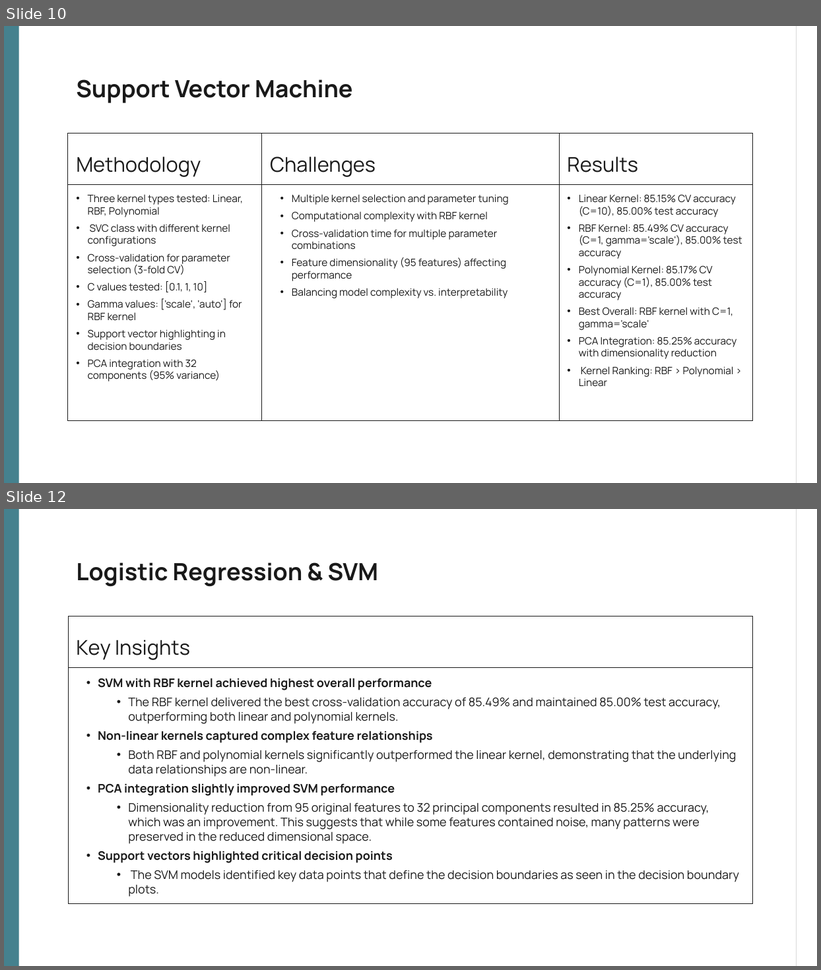
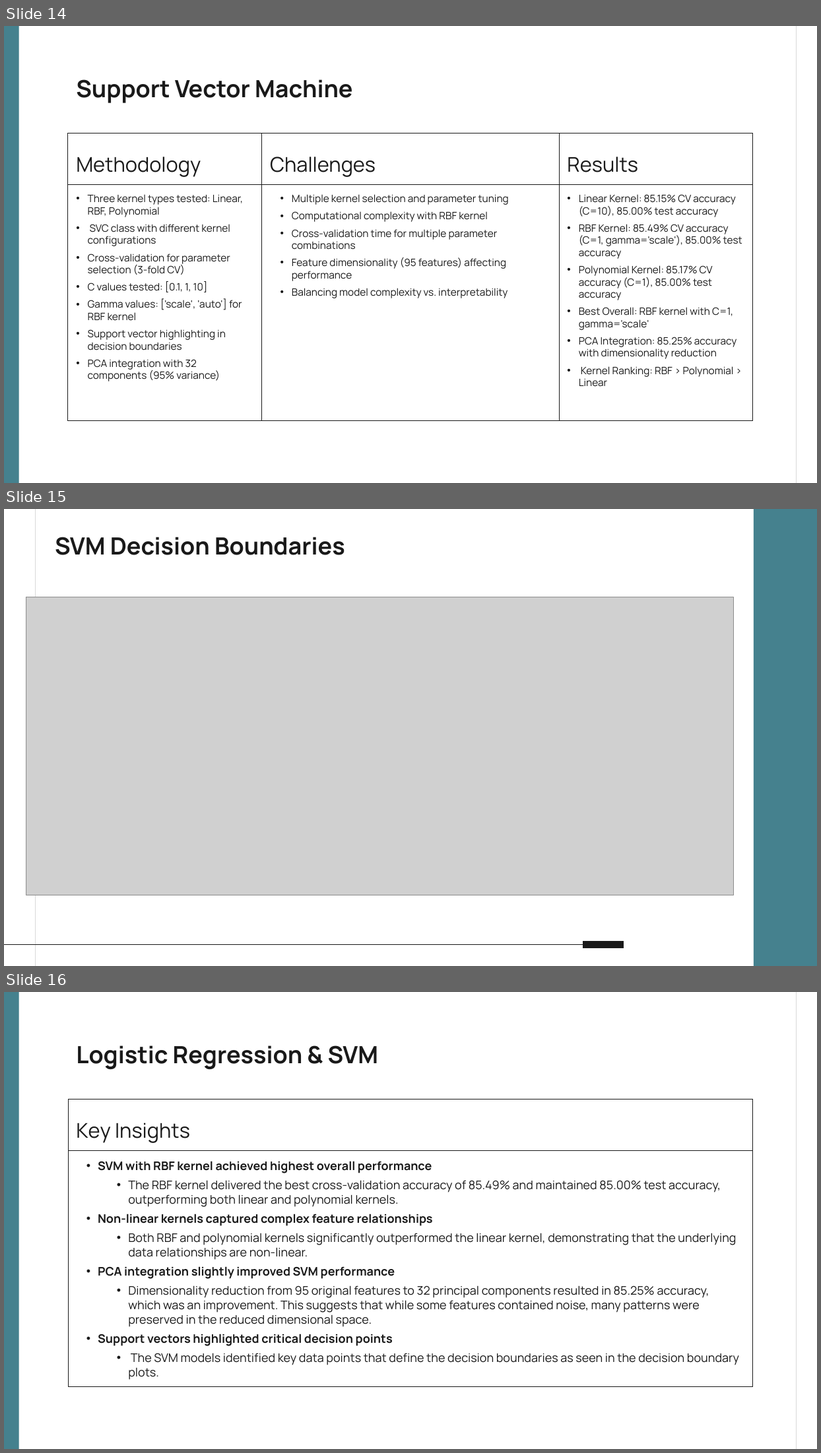
Before and after one commit to benmikeand/DASC41103_projects_team2, a slide deck: projects/project_1/results/Project_1_Presentation.pptx. Shown one above the other, each under a label of ours: slides 10 and 12 before the commit, slides 14, 15 and 16 after it; the slides between them are not shown. The pictures are 821x970 and 821x1453 pixels, drawn with LibreOffice and Linux fonts; fonts in the diff are those of the drawing; grey boxes stand for pictures. Boxes give left, top, right and bottom in pixels: in the first picture for what was removed or moved away, otherwise in the second. Text is boxed around its words. In the diff, an @@ line names an element or a change of style, - is before the commit and + after.

```diff
--- a/projects/project_1/results/Project_1_Presentation.pptx
+++ b/projects/project_1/results/Project_1_Presentation.pptx
@@ slide 15 added at (4, 509, 817, 966), background #FFFFFF @@
@@ line added from (35, 509) to (35, 966), #D9D9D9 0.75 pt @@
@@ rectangle added at (754, 509, 817, 966), fill #45818E @@
@@ title added at (55, 537, 345, 555), 28 pt, text #191919, bold @@
+SVM Decision Boundaries
@@ picture added at (26, 597, 734, 896) @@
@@ line added from (583, 945) to (4, 945), #191919 0.75 pt @@
@@ line added from (624, 945) to (583, 945), #191919 9 pt @@
@@ what was slide 10 is now slide 14 @@
@@ what was slide 12 is now slide 16 @@
```
Also in this commit, not shown: 5 other slides added, 2 slides removed.
